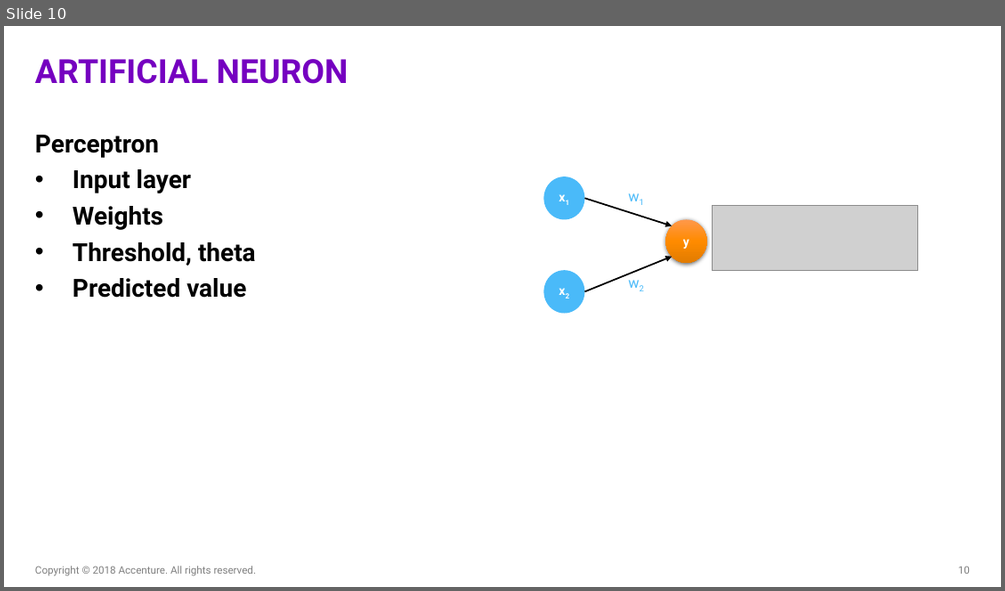
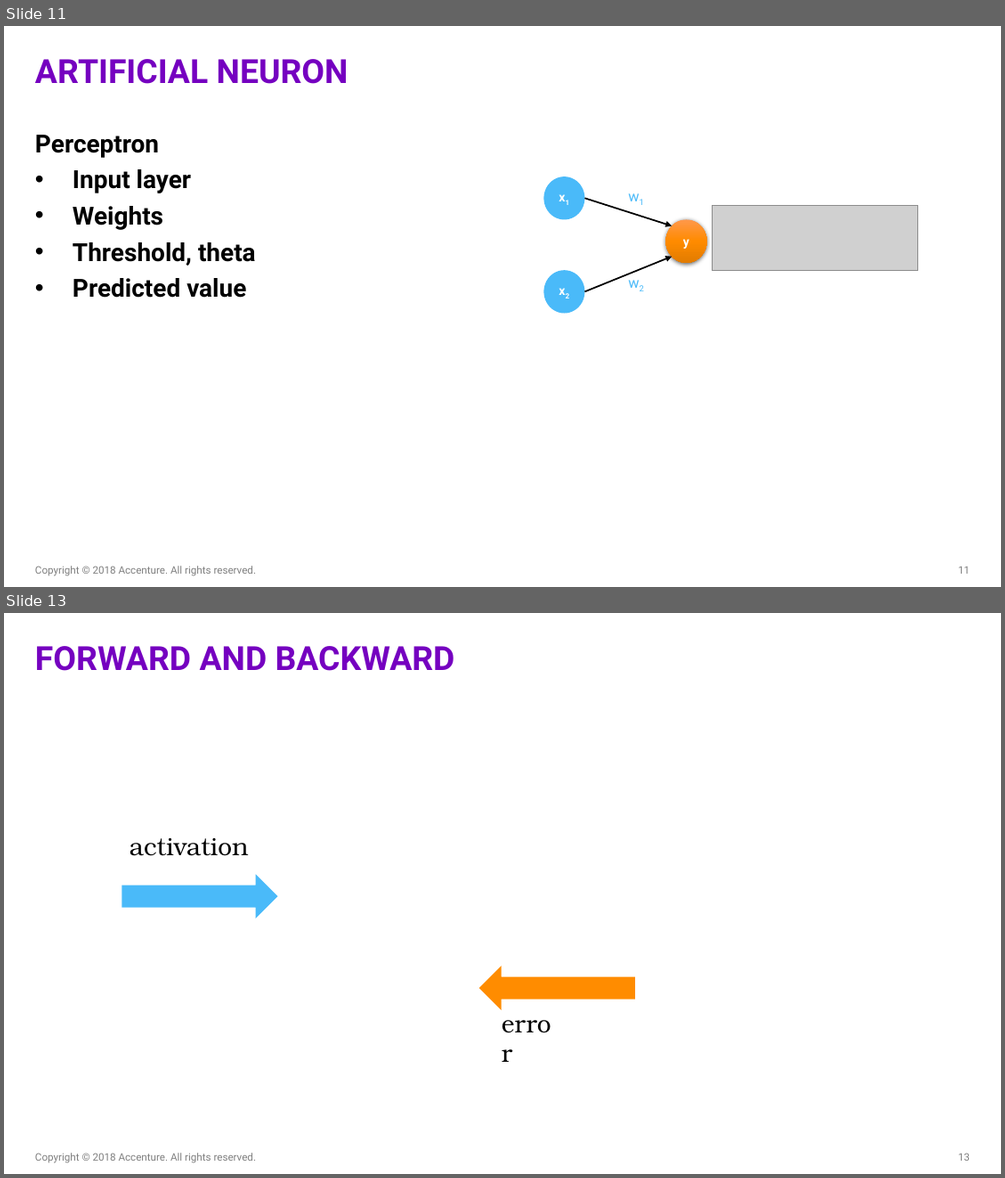
Before and after one commit to ameet123/na_la_nn, a slide deck: FY19 NA-LA.pptx. Shown one above the other, each under a label of ours: slide 10 before the commit, slides 11 and 13 after it; the slides between them are not shown. The pictures are 1005x591 and 1005x1178 pixels, drawn with LibreOffice and Linux fonts; fonts in the diff are those of the drawing; grey boxes stand for pictures. Boxes give left, top, right and bottom in pixels: in the first picture for what was removed or moved away, otherwise in the second. Text is boxed around its words. In the diff, an @@ line names an element or a change of style, - is before the commit and + after.

```diff
--- a/FY19 NA-LA.pptx
+++ b/FY19 NA-LA.pptx
@@ slide 13 added at (4,613,1001,1174), background #FFFFFF @@
@@ title added at (35,646,455,671), 32 pt, text #7500C0, bold @@
+FORWARD AND BACKWARD
@@ text added at (129,837,249,856), 24 pt, text #000000 @@
+activation
@@ right arrow added at (122,874,278,918), fill #4ABAF9 @@
@@ right arrow added at (479,966,634,1010), fill #FF8C00 @@
@@ text added at (502,1008,563,1041), 24 pt, text #000000 @@
+error
@@ text added at (35,1152,257,1163), 10 pt, text #808080 @@
+Copyright © 2018 Accenture. All rights reserved.
@@ page number added at (958,1152,970,1160), 10 pt, text #808080 @@
+13
@@ what was slide 10 is now slide 11 @@
@@ page number at (958,566,970,573): text changed @@
-10
+11
```
Also in this commit, not shown: 7 slides changed, 1 other slide added.
